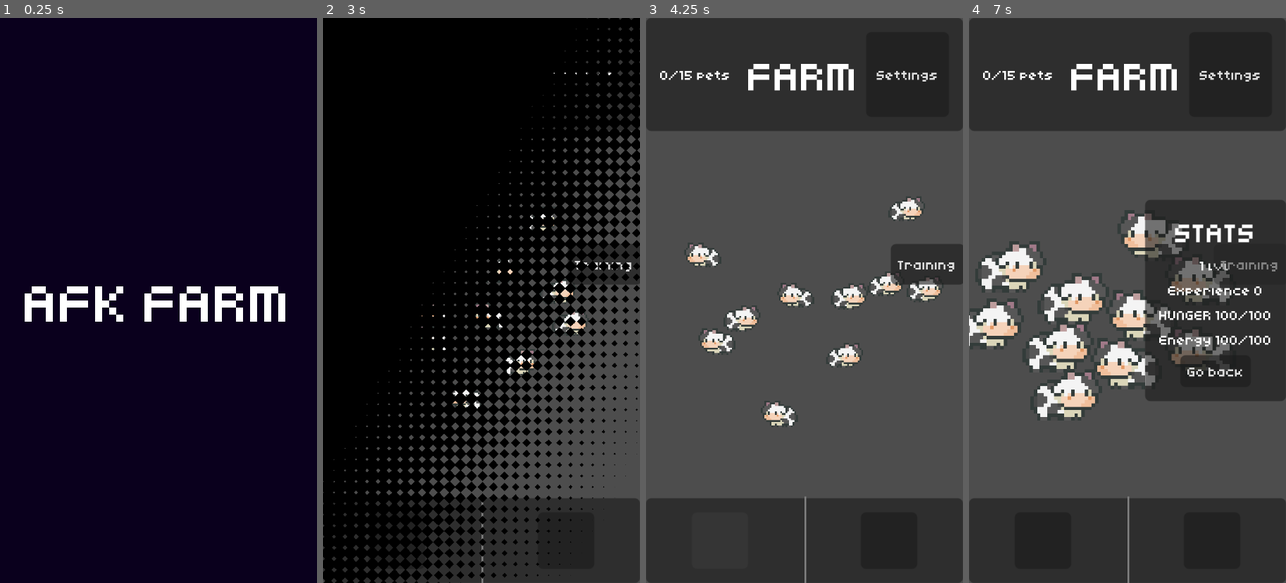
Above: before the commit, frames 1-4 (left to right).
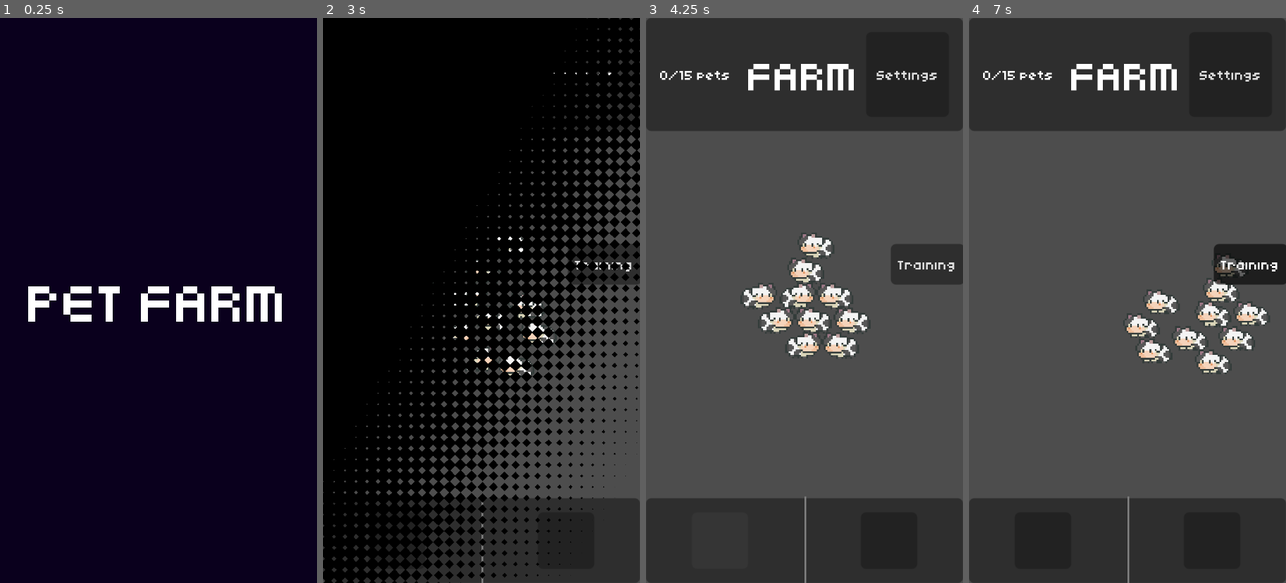
Above: after the commit, the same moments.

Repository: D2rkL1fe/AFK-FARM
Game: Godot game, scene res://scenes/splash/splash.tscn
Same seed, same stepped clock (60 frames per second), same inputs: the game is played once before the commit and once after it. The engine's default icon, where the game draws it, is replaced by a stand-in: a white triangle on a blue panel in a dark square.
Inputs (mouse positions are in pixels of both pictures, inside the frame that each line leads up to):
- Up to frame 1 (0.25 s): no input
- Up to frame 2 (3 s): tap Enter at 0.5, 2.1 s; move the mouse to (551, 272) at 0.52 s; hold Right (ui_right) 0.53-1.28 s; hold K 0.53-1.28 s; click (551, 272) at 0.67 s; move the mouse to (418, 328) at 1.27 s; hold Down (ui_down) 1.28-2.03 s; tap Tab at 1.35 s; click (418, 328) at 1.42 s; tap Space at 2 s; move the mouse to (513, 176) at 2.02 s; hold Right (ui_right) 2.03-2.75 s; click (513, 176) at 2.17 s; click "Settings" at 2.75 s
- Up to frame 3 (4.25 s): click (718, 537) at 3.5 s
- Up to frame 4 (7 s): click "Training" at 4.25 s; move the mouse to (1117, 294) at 5.02 s; hold Up (ui_up) 5.03-5.75 s; tap K at 5.1 s; click (1117, 294) at 5.17 s; click "Go back" at 5.75 s; move the mouse to (1137, 300) at 6.52 s; hold Left (ui_left) from 6.53 s (still down); tap Tab at 6.6 s; click (1137, 300) at 6.67 s

The runs differ from the first frame. In frame 1, 1.7% of the frame differs, in the area x 7-90%, y 47-54%; in frame 2, 1.0%; in frame 3, 5.4%; in frame 4, 21%, in the area x 0-100%, y 32-72%.

Commit message:
added training and level up mechanic

Diff:
--- a/entities/Entity.gd
+++ b/entities/Entity.gd
@@ -8,6 +8,28 @@
 @export var move_timer : Timer
 @export var collision_area: Area2D
 
+const PASSIVE_HUNGER_LOSS_PER_SEC: float = 0.05
+const MOVEMENT_ENERGY_COST_PER_SEC: float = 3.0
+const MOVEMENT_HUNGER_COST_PER_SEC: float = 0.1
+const MOVEMENT_THRESHOLD: float = 5.0
+
+const MAX_LEVEL: int = 100
+const LOW_HUNGER_THRESHOLD: float = 25.0
+const LOW_HUNGER_ENERGY_PENALTY: float = 50.0
+const STAT_PENALTY_THRESHOLD: float = 50.0
+const MOVE_SPEED_BASE: float = 25.0
+const MOUSE_FOLLOW_SPEED_BASE: float = 60.0
+
+var current_exp: int = 0
+var exp_to_next_level: int = 50
+var level: int = 1
+var current_hunger: float = 100.0
+var current_energy: float = 100.0
+
+var move_speed_multiplier: float
+var energy_cost_multiplier: float
+var exp_gain_multiplier: float
+
 enum State { WANDERING, FOLLOWING, IDLE, FOLLOWING_MOUSE }
 var current_state: State = State.WANDERING
 
@@ -15,21 +37,62 @@
 var leader: CharacterBody2D = null
 var follow_offset: Vector2 = Vector2.ZERO
 
-const MOVE_SPEED: float = 25.0
-const MOUSE_FOLLOW_SPEED: float = 120.0
 const LERP_SMOOTHNESS: float = 4.0
 const REPULSION_STRENGTH: float = 35.0
 
-func _ready() -> void:
-	move()
+func _init():
+	randomize_stats()
+
+func randomize_stats():
+	move_speed_multiplier = randf_range(0.7, 1.3)
+	energy_cost_multiplier = randf_range(0.7, 1.3)
+	exp_gain_multiplier = randf_range(0.8, 1.5)
+
+func get_max_energy() -> float:
+	if current_hunger <= LOW_HUNGER_THRESHOLD:
+		return 100.0 - LOW_HUNGER_ENERGY_PENALTY
+	return 100.0
+
+func get_current_move_speed() -> float:
+	var hunger_factor = 1.0
+	var energy_factor = 1.0
+
+	if current_hunger < STAT_PENALTY_THRESHOLD:
+		hunger_factor = current_hunger / STAT_PENALTY_THRESHOLD
+
+	if current_energy < STAT_PENALTY_THRESHOLD:
+		energy_factor = current_energy / STAT_PENALTY_THRESHOLD
+
+	var speed_multiplier = min(hunger_factor, energy_factor) * move_speed_multiplier
+
+	if current_state == State.FOLLOWING_MOUSE:
+		return MOUSE_FOLLOW_SPEED_BASE * speed_multiplier
+
+	return MOVE_SPEED_BASE * speed_multiplier
+
+func level_up():
+	while current_exp >= exp_to_next_level and level < MAX_LEVEL:
+		current_exp -= exp_to_next_level
+		level += 1
+		exp_to_next_level = int(exp_to_next_level * 1.2) + 50
+		print("Pet leveled up to ", level, "! Next EXP needed: ", exp_to_next_level)
+
+	if level >= MAX_LEVEL:
+		current_exp = exp_to_next_level
 
 func _physics_process(delta: float) -> void:
-	var current_move_speed: float = MOVE_SPEED
+
+	current_hunger -= PASSIVE_HUNGER_LOSS_PER_SEC * delta
+	current_hunger = clampf(current_hunger, 0, 100)
+
+	var max_energy = get_max_energy()
+	if current_energy > max_energy:
+		current_energy = max_energy
+
+	var current_move_speed: float = get_current_move_speed()
 
 	if current_state == State.FOLLOWING:
 		target_pos = leader.global_position + follow_offset
-	elif current_state == State.FOLLOWING_MOUSE:
-		current_move_speed = MOUSE_FOLLOW_SPEED
 
 	var direction = (target_pos - global_position).normalized()
 
@@ -49,6 +112,10 @@
 
 	move_and_slide()
 
+	if current_state == State.FOLLOWING_MOUSE and velocity.length() > MOVEMENT_THRESHOLD:
+		current_energy = clampf(current_energy - MOVEMENT_ENERGY_COST_PER_SEC * energy_cost_multiplier * delta, 0, max_energy)
+		current_hunger = clampf(current_hunger - MOVEMENT_HUNGER_COST_PER_SEC * delta, 0, 100)
+
 func move():
 	current_state = State.WANDERING
 	target_pos = global_position + Vector2(randf_range(-50, 50), randf_range(-50, 50))
@@ -67,6 +134,7 @@
 	target_pos = pos
 
 func stop_following():
+	current_state = State.WANDERING
 	move()
 
 func _on_move_timer_timeout() -> void:
--- a/scenes/farm/camera_2d.gd
+++ b/scenes/farm/camera_2d.gd
@@ -3,35 +3,54 @@
 @export var camera : Camera2D
 @export var info : Control
 @export var training_button: Button
+@export var level_label: Label
+@export var experience_label: Label
+@export var hunger_label: Label
+@export var energy_label: Label
 
 var target : Node2D
 
 func _ready() -> void:
 	Global.pet_selected.connect(_on_pet_selected)
-	if !training_button:
-		var button_path = "path/to/Training/Button"
-		training_button = get_node(button_path)
 
-func _physics_process(delta: float) -> void:
+func _physics_process(_delta: float) -> void:
 	if Input.is_action_just_pressed("cancel"):
 		target = null
 		info.visible = false
 
 	if target:
-		camera.zoom = lerp(camera.zoom, Vector2(2.0, 2.0), 8.0 * delta)
-		camera.global_position = lerp(camera.global_position, target.global_position + Vector2(18.0, 0), 8.0 * delta)
+		camera.zoom = lerp(camera.zoom, Vector2(2.0, 2.0), 8.0 * _delta)
+		camera.global_position = lerp(camera.global_position, target.global_position + Vector2(18.0, 0), 8.0 * _delta)
+
+		if target is Entity:
+			refresh_pet_info(target)
+
 		if is_instance_valid(training_button):
-			training_button.disabled = true
+			training_button.visible = false
+			info.visible = true
 	else:
-		camera.zoom = lerp(camera.zoom, Vector2.ONE, 8.0 * delta)
-		camera.global_position = lerp(camera.global_position, Vector2.ZERO, 8.0 * delta)
+		camera.zoom = lerp(camera.zoom, Vector2.ONE, 8.0 * _delta)
+		camera.global_position = lerp(camera.global_position, Vector2.ZERO, 8.0 * _delta)
 		if is_instance_valid(training_button):
-			training_button.disabled = false
+			training_button.visible = true
+			info.visible = false
 
 func reset_camera_view() -> void:
 	target = null
 	info.visible = false
 
+func refresh_pet_info(pet: Entity) -> void:
+	if is_instance_valid(level_label):
+		level_label.text = "Lvl: " + str(pet.level)
+	if is_instance_valid(experience_label):
+		experience_label.text = "EXP: " + str(int(pet.current_exp)) + " / " + str(pet.exp_to_next_level)
+	if is_instance_valid(hunger_label):
+		hunger_label.text = "HUNGER: " + str(int(pet.current_hunger)) + "/100"
+	if is_instance_valid(energy_label):
+		energy_label.text = "ENERGY: " + str(int(pet.current_energy)) + "/" + str(int(pet.get_max_energy()))
+
+
 func _on_pet_selected(pet):
 	target = pet
 	info.visible = true
+	refresh_pet_info(pet)
--- a/scenes/farm/farm.gd
+++ b/scenes/farm/farm.gd
@@ -1,5 +1,4 @@
 extends Node2D
-class_name Farm
 
 @export var spawn : Node2D
 @export var training_button: Button
@@ -7,6 +6,9 @@
 var is_training: bool = false
 var last_mouse_pos: Vector2 = Vector2.ZERO
 var total_mouse_distance: float = 0.0
+var training_start_time: float = 0.0
+
+const XP_DIVISOR = 60.0
 
 func _ready() -> void:
 	spawn_pets()
@@ -19,12 +21,19 @@
 
 		spawn.add_child(instance)
 
+func _physics_process(_delta: float) -> void:
+	if is_training:
+		for child in spawn.get_children():
+			if child is Entity:
+				if child.current_state == Entity.State.FOLLOWING_MOUSE:
+					if child.current_energy <= 5:
+						child.stop_following()
+
 func _input(event: InputEvent) -> void:
 	if is_training and event is InputEventMouseMotion:
 		var current_mouse_pos = get_global_mouse_position()
 		var distance = last_mouse_pos.distance_to(current_mouse_pos)
 		total_mouse_distance += distance
-		last_mouse_pos = current_mouse_pos
 
 	if is_training and event is InputEventMouseButton and event.button_index == MOUSE_BUTTON_LEFT and event.pressed:
 		target_pets(get_global_mouse_position())
@@ -32,9 +41,10 @@
 func _on_training_toggled(_toggled_on: bool) -> void:
 	is_training = _toggled_on
 	if is_training:
+		training_start_time = Time.get_ticks_usec() / 1000000.0
 		last_mouse_pos = get_global_mouse_position()
 		total_mouse_distance = 0.0
-		var control_node = get_node("CameraControl")
+		var control_node = get_node("CanvasLayer/CameraControl")
 		if control_node and control_node.target:
 			control_node.reset_camera_view()
 	else:
@@ -43,16 +53,38 @@
 func target_pets(pos: Vector2) -> void:
 	for child in spawn.get_children():
 		if child is Entity:
-			child.start_following_mouse(pos)
+			if child.current_energy > 5:
+				child.start_following_mouse(pos)
 
 func stop_training() -> void:
-	var training_time_seconds = 1
-	var _training_speed = total_mouse_distance / max(1.0, training_time_seconds)
+	var training_time_seconds = Time.get_ticks_usec() / 1000000.0 - training_start_time
+	training_time_seconds = max(1.0, training_time_seconds)
 
-	var training_gain = int(total_mouse_distance / 100.0)
-	print("Training complete! Distance: ", total_mouse_distance, " Gain: ", training_gain)
+	var _training_speed = total_mouse_distance / training_time_seconds
+
+	var base_gain = int(total_mouse_distance / XP_DIVISOR)
+
+	print("Training complete! Distance: ", total_mouse_distance, " Gain: ", base_gain)
 
 	total_mouse_distance = 0.0
+
+	var control_node = get_node("CanvasLayer/CameraControl")
+	var focused_pet: Entity = null
+
 	for child in spawn.get_children():
 		if child is Entity:
+			var xp_gained = max(1, base_gain)
+			# MODIFIED LINE: Ensure minimum gain is 1, even after the multiplier.
+			var final_xp_gain = max(1, int(xp_gained * child.exp_gain_multiplier))
+			child.current_exp += final_xp_gain
+
+			if child.current_exp >= child.exp_to_next_level:
+				child.level_up()
+
 			child.stop_following()
+
+			if control_node and control_node.target == child:
+				focused_pet = child
+
+	if focused_pet and control_node:
+		control_node.refresh_pet_info(focused_pet)
--- a/scenes/farm/farm.tscn
+++ b/scenes/farm/farm.tscn
@@ -6,16 +6,16 @@
 [ext_resource type="PackedScene" uid="uid://bxrecyxxf3k41" path="res://ui/NavPanel/nav_panel.tscn" id="2_wgrn4"]
 [ext_resource type="Script" uid="uid://dfiv6ym8l13ln" path="res://scenes/farm/farm_ui.gd" id="3_36fi7"]
 
-[node name="Farm" type="Node2D" unique_id=1562215980 node_paths=PackedStringArray("spawn", "training_button")]
+[node name="Farm" type="Node2D" node_paths=PackedStringArray("spawn", "training_button")]
 script = ExtResource("1_a4t06")
 spawn = NodePath("Spawn")
 training_button = NodePath("CanvasLayer/FarmUI/Training")
 
-[node name="Spawn" type="Node2D" parent="." unique_id=412722888]
+[node name="Spawn" type="Node2D" parent="."]
 
-[node name="CanvasLayer" type="CanvasLayer" parent="." unique_id=1208517899]
+[node name="CanvasLayer" type="CanvasLayer" parent="."]
 
-[node name="FarmUI" type="Control" parent="CanvasLayer" unique_id=1439895008 node_paths=PackedStringArray("camera", "info")]
+[node name="FarmUI" type="Control" parent="CanvasLayer" node_paths=PackedStringArray("camera", "info")]
 layout_mode = 3
 anchors_preset = 15
 anchor_right = 1.0
@@ -28,7 +28,7 @@
 camera = NodePath("../CameraControl/Camera2D")
 info = NodePath("Info")
 
-[node name="PetInfoPanel" type="PanelContainer" parent="CanvasLayer/FarmUI" unique_id=1068152082]
+[node name="PetInfoPanel" type="PanelContainer" parent="CanvasLayer/FarmUI"]
 custom_minimum_size = Vector2(0, 64)
 layout_mode = 1
 anchors_preset = 10
@@ -36,30 +36,30 @@
 offset_bottom = 46.0
 grow_horizontal = 2
 
-[node name="VBoxContainer" type="MarginContainer" parent="CanvasLayer/FarmUI/PetInfoPanel" unique_id=41329085]
+[node name="VBoxContainer" type="MarginContainer" parent="CanvasLayer/FarmUI/PetInfoPanel"]
 layout_mode = 2
 
-[node name="HBoxContainer" type="HBoxContainer" parent="CanvasLayer/FarmUI/PetInfoPanel/VBoxContainer" unique_id=797792648]
+[node name="HBoxContainer" type="HBoxContainer" parent="CanvasLayer/FarmUI/PetInfoPanel/VBoxContainer"]
 layout_mode = 2
 
-[node name="NameLabel" type="Label" parent="CanvasLayer/FarmUI/PetInfoPanel/VBoxContainer/HBoxContainer" unique_id=650664190]
+[node name="NameLabel" type="Label" parent="CanvasLayer/FarmUI/PetInfoPanel/VBoxContainer/HBoxContainer"]
 layout_mode = 2
 size_flags_horizontal = 3
 text = "0/15 pets"
 
-[node name="HungerBar" type="Label" parent="CanvasLayer/FarmUI/PetInfoPanel/VBoxContainer/HBoxContainer" unique_id=20030012]
+[node name="HungerBar" type="Label" parent="CanvasLayer/FarmUI/PetInfoPanel/VBoxContainer/HBoxContainer"]
 layout_mode = 2
 size_flags_horizontal = 3
 theme_override_font_sizes/font_size = 24
 text = "FARM"
 horizontal_alignment = 1
 
-[node name="LoveLabel" type="Button" parent="CanvasLayer/FarmUI/PetInfoPanel/VBoxContainer/HBoxContainer" unique_id=887991470]
+[node name="LoveLabel" type="Button" parent="CanvasLayer/FarmUI/PetInfoPanel/VBoxContainer/HBoxContainer"]
 layout_mode = 2
 size_flags_horizontal = 3
 text = "Settings"
 
-[node name="Info" type="PanelContainer" parent="CanvasLayer/FarmUI" unique_id=1898992923]
+[node name="Info" type="PanelContainer" parent="CanvasLayer/FarmUI"]
 visible = false
 layout_mode = 1
 anchors_preset = 6
@@ -73,49 +73,49 @@
 grow_horizontal = 0
 grow_vertical = 2
 
-[node name="MarginContainer" type="MarginContainer" parent="CanvasLayer/FarmUI/Info" unique_id=1606141476]
+[node name="MarginContainer" type="MarginContainer" parent="CanvasLayer/FarmUI/Info"]
 layout_mode = 2
 
-[node name="VBoxContainer" type="VBoxContainer" parent="CanvasLayer/FarmUI/Info/MarginContainer" unique_id=739833661]
+[node name="VBoxContainer" type="VBoxContainer" parent="CanvasLayer/FarmUI/Info/MarginContainer"]
 layout_mode = 2
 
-[node name="Title" type="Label" parent="CanvasLayer/FarmUI/Info/MarginContainer/VBoxContainer" unique_id=1746704399]
+[node name="Title" type="Label" parent="CanvasLayer/FarmUI/Info/MarginContainer/VBoxContainer"]
 layout_mode = 2
 theme_override_font_sizes/font_size = 16
 text = "STATS"
 horizontal_alignment = 1
 
-[node name="Level" type="Label" parent="CanvasLayer/FarmUI/Info/MarginContainer/VBoxContainer" unique_id=577415516]
+[node name="Level" type="Label" parent="CanvasLayer/FarmUI/Info/MarginContainer/VBoxContainer"]
 layout_mode = 2
 text = "1 lvl"
 horizontal_alignment = 1
 
-[node name="Experience" type="Label" parent="CanvasLayer/FarmUI/Info/MarginContainer/VBoxContainer" unique_id=1836182239]
+[node name="Experience" type="Label" parent="CanvasLayer/FarmUI/Info/MarginContainer/VBoxContainer"]
 layout_mode = 2
 text = "Experience 0"
 horizontal_alignment = 1
 
-[node name="Hunger" type="Label" parent="CanvasLayer/FarmUI/Info/MarginContainer/VBoxContainer" unique_id=1736222590]
+[node name="Hunger" type="Label" parent="CanvasLayer/FarmUI/Info/MarginContainer/VBoxContainer"]
 layout_mode = 2
 text = "HUNGER 100/100"
 horizontal_alignment = 1
 
-[node name="Energy" type="Label" parent="CanvasLayer/FarmUI/Info/MarginContainer/VBoxContainer" unique_id=1298451159]
+[node name="Energy" type="Label" parent="CanvasLayer/FarmUI/Info/MarginContainer/VBoxContainer"]
 layout_mode = 2
 text = "Energy 100/100"
 horizontal_alignment = 1
 
-[node name="ExitButton" type="Button" parent="CanvasLayer/FarmUI/Info/MarginContainer/VBoxContainer" unique_id=887256894]
+[node name="ExitButton" type="Button" parent="CanvasLayer/FarmUI/Info/MarginContainer/VBoxContainer"]
 layout_mode = 2
 size_flags_horizontal = 4
 size_flags_vertical = 4
 text = "Go back"
 
-[node name="NavPanel" parent="CanvasLayer/FarmUI" unique_id=575691998 instance=ExtResource("2_wgrn4")]
+[node name="NavPanel" parent="CanvasLayer/FarmUI" instance=ExtResource("2_wgrn4")]
 layout_mode = 1
 offset_top = -48.0
 
-[node name="Training" type="Button" parent="CanvasLayer/FarmUI" unique_id=2105376789]
+[node name="Training" type="Button" parent="CanvasLayer/FarmUI"]
 layout_mode = 0
 offset_left = 139.0
 offset_top = 128.0
@@ -124,7 +124,7 @@
 toggle_mode = true
 text = "Training"
 
-[node name="CameraControl" type="Control" parent="CanvasLayer" unique_id=942555117 node_paths=PackedStringArray("camera", "info", "training_button")]
+[node name="CameraControl" type="Control" parent="CanvasLayer" node_paths=PackedStringArray("camera", "info", "training_button", "level_label", "experience_label", "hunger_label", "energy_label")]
 layout_mode = 3
 anchors_preset = 0
 offset_right = 40.0
@@ -133,8 +133,12 @@
 camera = NodePath("Camera2D")
 info = NodePath("../FarmUI/Info")
 training_button = NodePath("../FarmUI/Training")
+level_label = NodePath("../FarmUI/Info/MarginContainer/VBoxContainer/Level")
+experience_label = NodePath("../FarmUI/Info/MarginContainer/VBoxContainer/Experience")
+hunger_label = NodePath("../FarmUI/Info/MarginContainer/VBoxContainer/Hunger")
+energy_label = NodePath("../FarmUI/Info/MarginContainer/VBoxContainer/Energy")
 
-[node name="Camera2D" type="Camera2D" parent="CanvasLayer/CameraControl" unique_id=2118825105]
+[node name="Camera2D" type="Camera2D" parent="CanvasLayer/CameraControl"]
 
 [connection signal="pressed" from="CanvasLayer/FarmUI/Info/MarginContainer/VBoxContainer/ExitButton" to="CanvasLayer/FarmUI" method="reset_camera_view"]
 [connection signal="pressed" from="CanvasLayer/FarmUI/Info/MarginContainer/VBoxContainer/ExitButton" to="CanvasLayer/CameraControl" method="reset_camera_view"]
--- a/scenes/farm/farm_ui.gd
+++ b/scenes/farm/farm_ui.gd
@@ -2,17 +2,30 @@
 
 @export var camera : Camera2D
 @export var info : Control
+@export var training_button: Button
 
 var target : Node2D
 
 func _ready() -> void:
 	Global.pet_selected.connect(_on_pet_selected)
 
-func _physics_process(delta: float) -> void:
-	# input
+func _physics_process(_delta: float) -> void:
 	if Input.is_action_just_pressed("cancel"):
 		target = null
 		info.visible = false
+
+	if target:
+		camera.zoom = lerp(camera.zoom, Vector2(2.0, 2.0), 8.0 * _delta)
+		camera.global_position = lerp(camera.global_position, target.global_position + Vector2(18.0, 0), 8.0 * _delta)
+		if is_instance_valid(training_button):
+			training_button.disabled = true
+			info.visible = true
+	else:
+		camera.zoom = lerp(camera.zoom, Vector2.ONE, 8.0 * _delta)
+		camera.global_position = lerp(camera.global_position, Vector2.ZERO, 8.0 * _delta)
+		if is_instance_valid(training_button):
+			training_button.disabled = false
+			info.visible = false
 
 func reset_camera_view() -> void:
 	target = null
--- a/scenes/splash/splash.tscn
+++ b/scenes/splash/splash.tscn
@@ -25,7 +25,7 @@
 &"splash": SubResource("Animation_y4437")
 }
 
-[node name="Splash" type="Control" unique_id=409055341]
+[node name="Splash" type="Control"]
 layout_mode = 3
 anchors_preset = 15
 anchor_right = 1.0
@@ -35,7 +35,7 @@
 theme = ExtResource("1_i52gs")
 script = ExtResource("2_cwtag")
 
-[node name="ColorRect" type="ColorRect" parent="." unique_id=1713413770]
+[node name="ColorRect" type="ColorRect" parent="."]
 layout_mode = 1
 anchors_preset = 15
 anchor_right = 1.0
@@ -44,7 +44,7 @@
 grow_vertical = 2
 color = Color(0.040541537, 4.8251077e-05, 0.11390629, 1)
 
-[node name="Title" type="Label" parent="." unique_id=2043225508]
+[node name="Title" type="Label" parent="."]
 layout_mode = 1
 anchors_preset = 8
 anchor_left = 0.5
@@ -58,12 +58,12 @@
 grow_horizontal = 2
 grow_vertical = 2
 theme_override_font_sizes/font_size = 32
-text = "AFK FARM"
+text = "PET FARM"
 horizontal_alignment = 1
 vertical_alignment = 1
 
-[node name="AnimationPlayer" type="AnimationPlayer" parent="." unique_id=530535731]
+[node name="AnimationPlayer" type="AnimationPlayer" parent="."]
 libraries = {
 &"": SubResource("AnimationLibrary_wwhxh")
 }
-autoplay = &"splash"
+autoplay = "splash"
